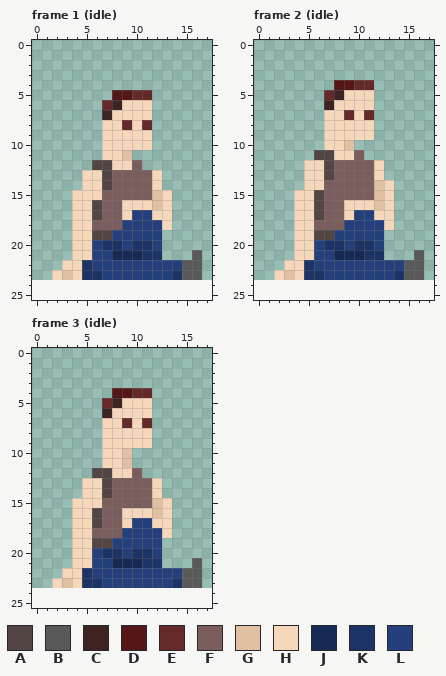
One commit to this pixel-art file: assets/sprites/caveman.aseprite. That is the earlier state.
18x24 pixels, 3 frames. Shown: frame 1 (idle), frame 2 (idle), frame 3 (idle). The old version is drawn lined up with the new one, on the new canvas.
Palette (. is transparent): A #544545  B #595959  C #3e2323  D #541616  E #652929  F #7b5d5d  G #e0c0a1  H #f6d7ba  J #152954  K #1b3365  L #23407d
Pixels before, frame 1 (idle), first column x 2:
 5 ......DDEE.....
 6 .....ECHHH.....
 7 .....CHHHH.....
 8 .....HHEHE.....
 9 .....HHHHH.....
10 .....HHHHH.....
11 .....HHG.......
12 ....AAHHF......
13 ...HHAFFFFH....
14 ...HHAFFFFH....
15 ..HHHFFFFFGH...
16 ..HHAFFHHHGH...
17 ..HHAFFHLLHH...
18 ..HHFFFLLLLH...
19 ..HHAALLLLL....
20 ..HHLKKLKKL....
21 ..HHLLJJJKK...B
22 .HHKLLLLLLLLLBB
23 HGHKKLLLLLLLKBB
Pixels before, frame 2 (idle), first column x 2:
 4 ......DDEE.....
 5 .....ECHHH.....
 6 .....CHHHH.....
 7 .....HHEHE.....
 8 .....HHHHH.....
 9 .....HHHHH.....
10 .....HHG.......
11 ....AAHHF......
12 ...HHAFFFFH....
13 ...HHAFFFFH....
14 ...HHFFFFFGH...
15 ..HHAFFFFFGH...
16 ..HHAFFHHHGH...
17 ..HHAFFHLLHH...
18 ..HHFFFLLLLH...
19 ..HHAALLLLL....
20 ..HHLKKLKKL....
21 ..HHLLJJJKK...B
22 .HHKLLLLLLLLLBB
23 HGHKKLLLLLLLKBB
Pixels before, frame 3 (idle), first column x 2:
 4 ......DDEE.....
 5 .....ECHHH.....
 6 .....CHHHH.....
 7 .....HHEHE.....
 8 .....HHHHH.....
 9 .....HHHHH.....
10 .....HHG.......
11 .....HHG.......
12 ....AAHHF......
13 ...HHAFFFFH....
14 ...HHAFFFFH....
15 ..HHHFFFFFGH...
16 ..HHAFFHHHGH...
17 ..HHAFFHLLHH...
18 ..HHFFFLLLLH...
19 ..HHAALLLLL....
20 ..HHLKKLKKL....
21 ..HHLLJJJKK...B
22 .HHKLLLLLLLLLBB
23 HGHKKLLLLLLLKBB
The result:
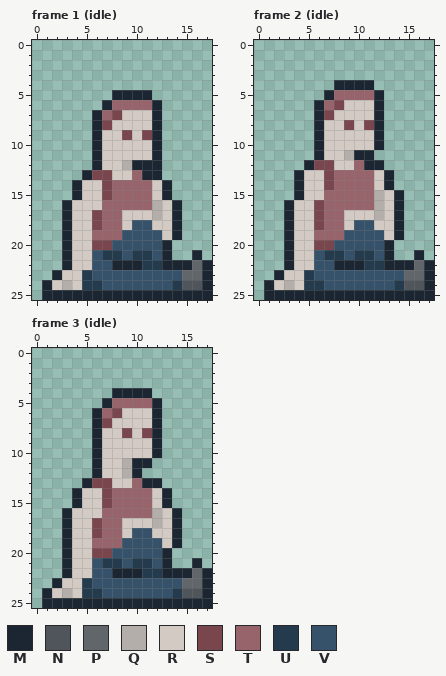
Colours new in this view: M #1b2632  N #4f555b  P #61666b  Q #b4aeaa  R #d2cac3  S #79464d  T #97646b  U #243b4e  V #36526a
What changed:
canvas 18x24 -> 18x26
Changed rows in their new state; - is an unchanged pixel.
Frame 1 (idle):
first column x 1:
 5 -------MMMM------
 6 ------MTTTTM-----
 7 -----MTSRRRM-----
 8 -----MSRRRRM-----
 9 -----MRRSRSM-----
10 -----MRRRRRM-----
11 -----MRRRRRM-----
12 -----MRRQMMM-----
13 ----MSSRRTMM-----
14 ---MRRSTTTTRM----
15 ---MRRSTTTTRM----
16 --MRRRTTTTTQRM---
17 --MRRSTTRRRQRM---
18 --MRRSTTRVVRRM---
19 --MRRTTTVVVVRM---
20 --MRRSSVVVVVM----
21 --MRRVUUVUUVM--M-
22 --MRRVVMMMUUMMMPM
23 -MRRUVVVVVVVVVPPM
24 MRQRUUVVVVVVVUNNM
25 MMMMMMMMMMMMMMMMM
Frame 2 (idle):
first column x 1:
 4 -------MMMM------
 5 ------MTTTTM-----
 6 -----MTSRRRM-----
 7 -----MSRRRRM-----
 8 -----MRRSRSM-----
 9 -----MRRRRRM-----
10 -----MRRRRRM-----
11 -----MRRQMM------
12 ----MSSRRTMM-----
13 ---MRRSTTTTRM----
14 ---MRRSTTTTRM----
15 ---MRRTTTTTQRM---
16 --MRRSTTTTTQRM---
17 --MRRSTTRRRQRM---
18 --MRRSTTRVVRRM---
19 --MRRTTTVVVVRM---
20 --MRRSSVVVVVM----
21 --MRRVUUVUUVM--M-
22 --MRRVVMMMUUMMMPM
23 -MRRUVVVVVVVVVPPM
24 MRQRUUVVVVVVVUNNM
25 MMMMMMMMMMMMMMMMM
Frame 3 (idle):
first column x 1:
 4 -------MMMM------
 5 ------MTTTTM-----
 6 -----MTSRRRM-----
 7 -----MSRRRRM-----
 8 -----MRRSRSM-----
 9 -----MRRRRRM-----
10 -----MRRRRRM-----
11 -----MRRQMM------
12 -----MRRQM-------
13 ----MSSRRTMM-----
14 ---MRRSTTTTRM----
15 ---MRRSTTTTRM----
16 --MRRRTTTTTQRM---
17 --MRRSTTRRRQRM---
18 --MRRSTTRVVRRM---
19 --MRRTTTVVVVRM---
20 --MRRSSVVVVVM----
21 --MRRVUUVUUVM--M-
22 --MRRVVMMMUUMMMPM
23 -MRRUVVVVVVVVVPPM
24 MRQRUUVVVVVVVUNNM
25 MMMMMMMMMMMMMMMMM
Where, in picture pixels (left, top, right, bottom), the same in both pictures:
changed: (42, 90, 212, 300)
changed: (264, 80, 434, 300)
changed: (42, 388, 212, 608)
